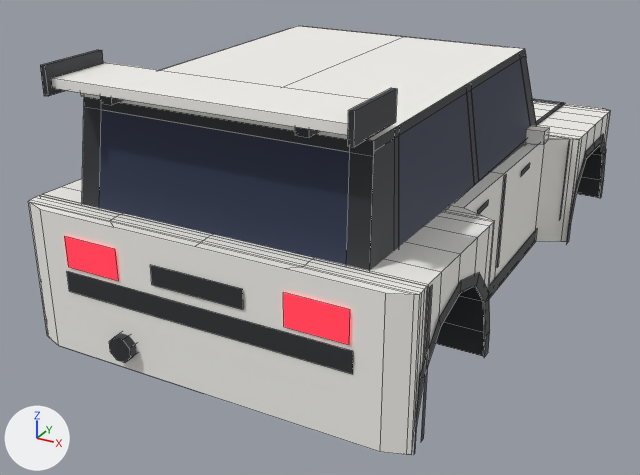
A saved change to the FBX model assets/meshes/furia/Furia.fbx.
One viewpoint serves both versions: a 50 mm camera at (6.97, -14.7, 6.09) aimed at (-0.64, -0.86, -0.83). Arrows for +X, +Y and +Z are at lower left; the lights stay in place. The picture after the commit comes second. Mesh edges are drawn as thin lines.

Names of what the first picture shows: 'BumperRear', 'Cowl', 'Door_FR', 'Opt_Wing_Rally_Wing', 'Opt_Wing_Rally_WingBlade', 'Pillars', 'RearWindow', 'Roof', 'TailGarnish', 'Underbody', 'Window_FR', 'Window_RR' and 20 more.
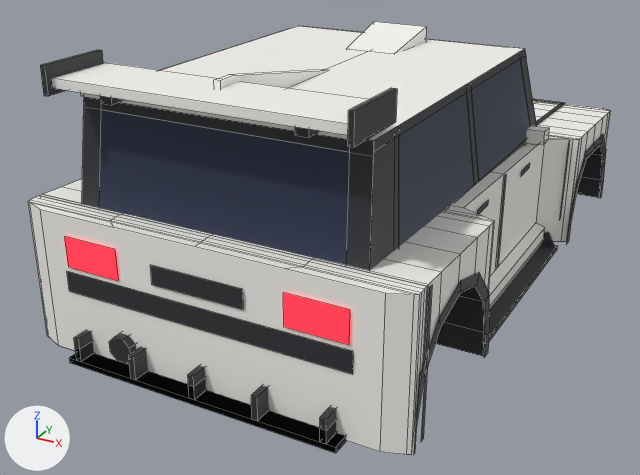
Patch to the scene script:
```diff
--- a/assets/meshes/furia/Furia.fbx.py
+++ b/assets/meshes/furia/Furia.fbx.py
@@ me_opt_skirts_side_accskirt_r @@
+me_opt_skirts_side_accskirt_r.from_pydata([(2.72, 2.25, -1.46), (2.88, 2.25, -1.46), (2.88, -2.25, -1.46), (2.72, -2.25, -1.46), (2.92, 2.25, -1.3), (2.92, -2.25, -1.3), (2.92, 2.25, -1.06), (2.92, -2.25, -1.06), (2.72, 2.25, -0.98), (2.72, -2.25, -0.98)], [], [(0, 1, 2, 3), (1, 4, 5, 2), (4, 6, 7, 5), (6, 8, 9, 7), (8, 6, 4, 1, 0), (3, 2, 5, 7, 9)])
+me_opt_skirts_side_accskirt_r.materials.append(mat_body)  # white #f7f6f1
@@ me_opt_roof_fin_accsharkfin @@
+me_opt_roof_fin_accsharkfin.from_pydata([(0.05, -4.58, 3.2), (0.05, -4.93, 3.2), (0.05, -4.93, 2.71), (0.05, -1.79, 2.71), (-0.05, -1.79, 2.71), (-0.05, -4.93, 2.71), (-0.05, -4.93, 3.2), (-0.05, -4.58, 3.2)], [], [(0, 1, 2, 3), (4, 5, 6, 7), (6, 1, 0, 7), (7, 0, 3, 4), (5, 2, 1, 6)])
+me_opt_roof_fin_accsharkfin.materials.append(mat_body)  # white #f7f6f1
@@ me_opt_roof_scoop_accroofscoop @@
+me_opt_roof_scoop_accroofscoop.from_pydata([(-0.48, -0.15, 2.72), (0.48, -0.15, 2.72), (0.55, 1.15, 3.0), (-0.55, 1.15, 3.0), (0.55, 1.15, 2.7), (0.48, -0.15, 2.7), (-0.48, -0.15, 2.7), (-0.55, 1.15, 2.7)], [], [(0, 1, 2, 3), (4, 2, 1, 5), (6, 0, 3, 7)])
+me_opt_roof_scoop_accroofscoop.materials.append(mat_body)  # white #f7f6f1
@@ ob_opt_skirts_side_accskirt_r @@
+ob_opt_skirts_side_accskirt_r = bpy.data.objects.new('Opt_Skirts_Side_AccSkirt_R', me_opt_skirts_side_accskirt_r)
+ob_opt_skirts_side_accskirt_r.location = (0.0, 0.0, 0.0)
@@ ob_opt_roof_fin_accsharkfin @@
+ob_opt_roof_fin_accsharkfin = bpy.data.objects.new('Opt_Roof_Fin_AccSharkFin', me_opt_roof_fin_accsharkfin)
+ob_opt_roof_fin_accsharkfin.location = (0.0, 0.0, 0.0)
@@ ob_opt_diffuser_road_accdiffuser @@
+ob_opt_diffuser_road_accdiffuser = bpy.data.objects.new('Opt_Diffuser_Road_AccDiffuser', me_opt_diffuser_road_accdiffuser)  # a box spanning x -2.4..2.4, y -5.94..-5.39, z -1.44..-1.34; a box spanning x -2.25..-2.15, y -5.94..-5.39, z -1.34..-1.12; a box spanning x -0.05..0.05, y -5.94..-5.39, z -1.34..-1.12; a box spanning x 2.15..2.25, y -5.94..-5.39, z -1.34..-1.12; in mat_trim (dark grey #2f3035)
+ob_opt_diffuser_road_accdiffuser.location = (0.0, 0.0, 0.0)
@@ ob_opt_roof_scoop_accroofscoop @@
+ob_opt_roof_scoop_accroofscoop = bpy.data.objects.new('Opt_Roof_Scoop_AccRoofScoop', me_opt_roof_scoop_accroofscoop)
+ob_opt_roof_scoop_accroofscoop.location = (0.0, 0.0, 0.0)
@@ ob_opt_skirts_blade_accsideblade_r @@
+ob_opt_skirts_blade_accsideblade_r = bpy.data.objects.new('Opt_Skirts_Blade_AccSideBlade_R', me_opt_skirts_blade_accsideblade_r)  # 16 vertices, 8 faces; spans x 2.72..3.22, y -2.25..2.25, z -1.48..-1.12; in mat_trim (dark grey #2f3035)
+ob_opt_skirts_blade_accsideblade_r.location = (0.0, 0.0, 0.0)
@@ ob_opt_diffuser_race_accdiffuserrace @@
+ob_opt_diffuser_race_accdiffuserrace = bpy.data.objects.new('Opt_Diffuser_Race_AccDiffuserRace', me_opt_diffuser_race_accdiffuserrace)  # a box spanning x -2.4..2.4, y -5.94..-5.04, z -1.44..-1.34; a box spanning x -2.25..-2.15, y -5.94..-5.04, z -1.34..-0.94; a box spanning x -1.15..-1.05, y -5.94..-5.04, z -1.34..-0.94; a box spanning x -0.05..0.05, y -5.94..-5.04, z -1.34..-0.94; a box spanning x 1.05..1.15, y -5.94..-5.04, z -1.34..-0.94; a box spanning x 2.15..2.25, y -5.94..-5.04, z -1.34..-0.94; in mat_trim (dark grey #2f3035)
+ob_opt_diffuser_race_accdiffuserrace.location = (0.0, 0.0, 0.0)
```

Where the change shows, as pixel boxes (x1, y1, x2, y2) in the pictures (640 x 475 px):
'Opt_Diffuser_Road_AccDiffuser', added: after (70, 341, 346, 453)
'Opt_Diffuser_Race_AccDiffuserRace', added: after (70, 330, 346, 452)
'Opt_Skirts_Blade_AccSideBlade_R', added: after (484, 232, 557, 348)
'Opt_Roof_Scoop_AccRoofScoop', added: after (347, 22, 426, 54)
'Opt_Skirts_Side_AccSkirt_R', added: after (489, 223, 545, 308)
'Opt_Roof_Fin_AccSharkFin', added: after (214, 69, 327, 89)
